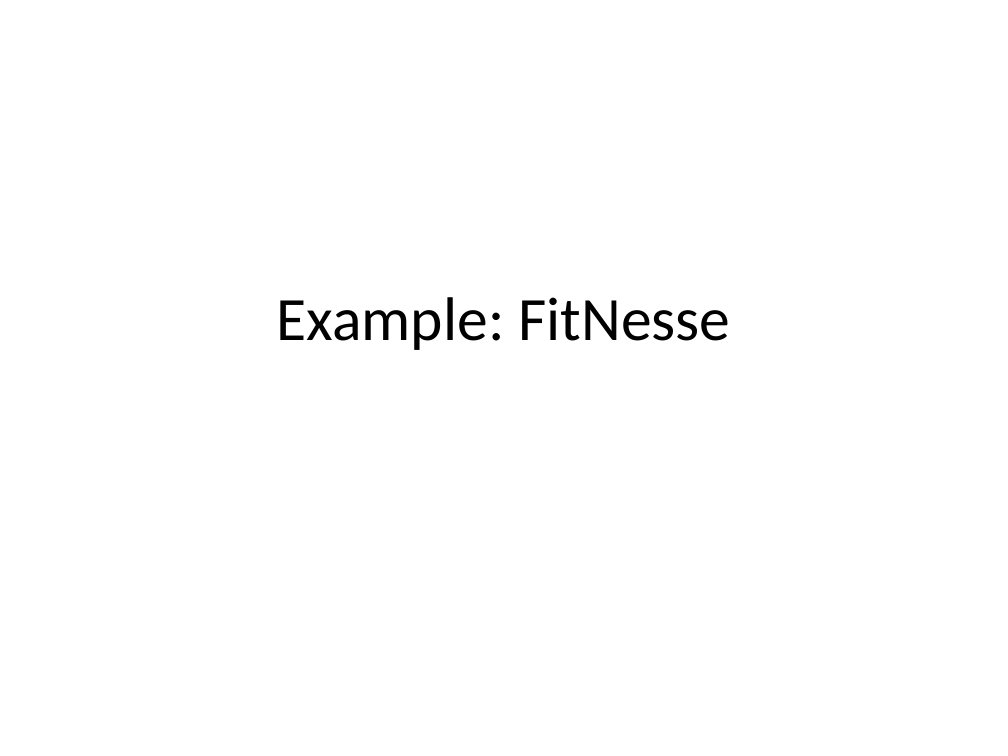
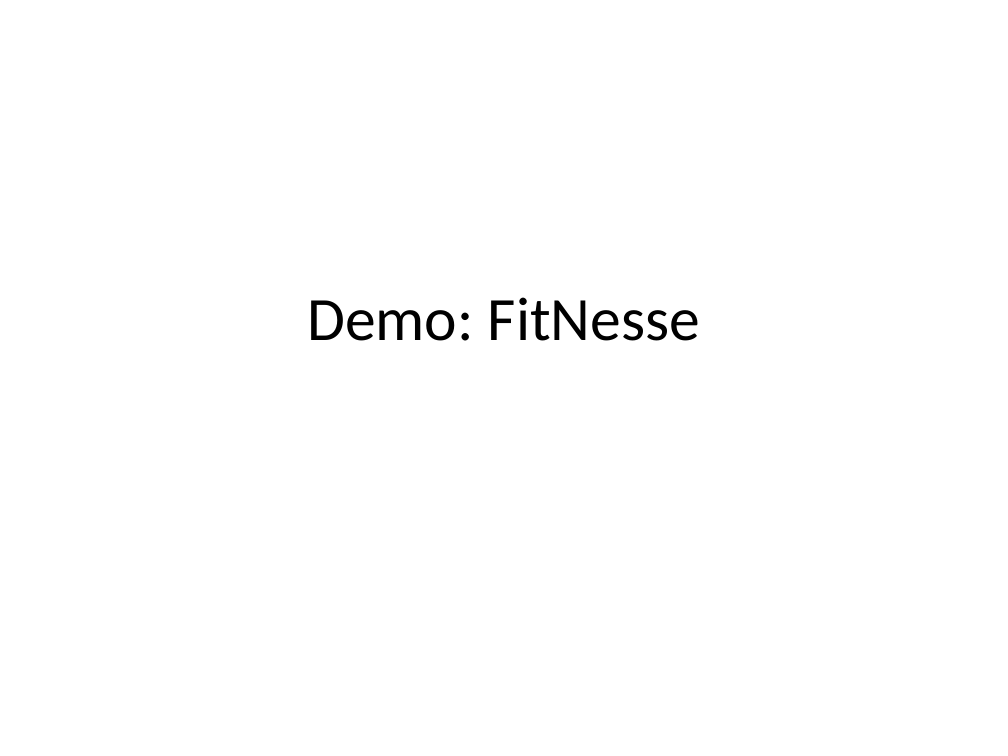
Before and after one commit to timgifford/demos, a slide deck: slide 50 of executable_specification/ExecSpec.pptx (slide 46 before the commit). Drawn at 1008x756 pixels with LibreOffice and Linux fonts; fonts in the diff are those of the drawing. Boxes give left, top, right and bottom in pixels: in the first picture for what was removed or moved away, otherwise in the second. Text is boxed around its words. In the diff, an @@ line names an element or a change of style, - is before the commit and + after.

```diff
--- a/executable_specification/ExecSpec.pptx
+++ b/executable_specification/ExecSpec.pptx
@@ title at (307,297,700,341): text changed @@
-Example: FitNesse
+Demo: FitNesse
```
Also in this commit, not shown: 13 other slides changed, 10 slides added, 6 slides removed, 1 other file.
